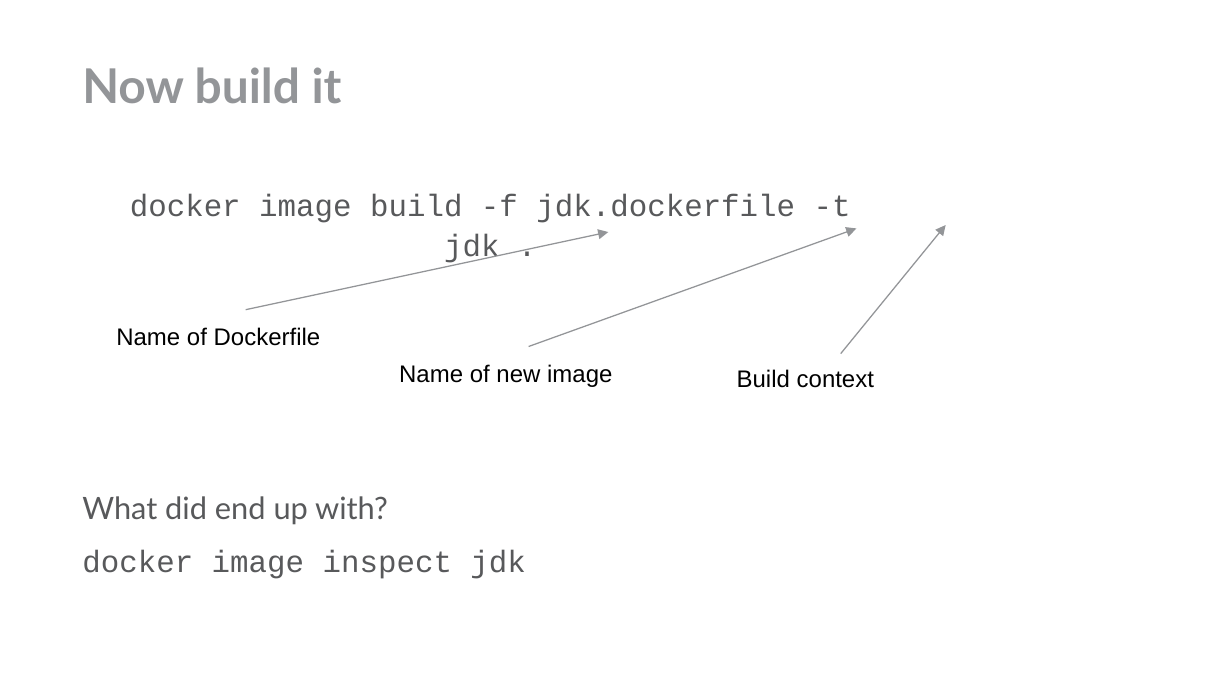
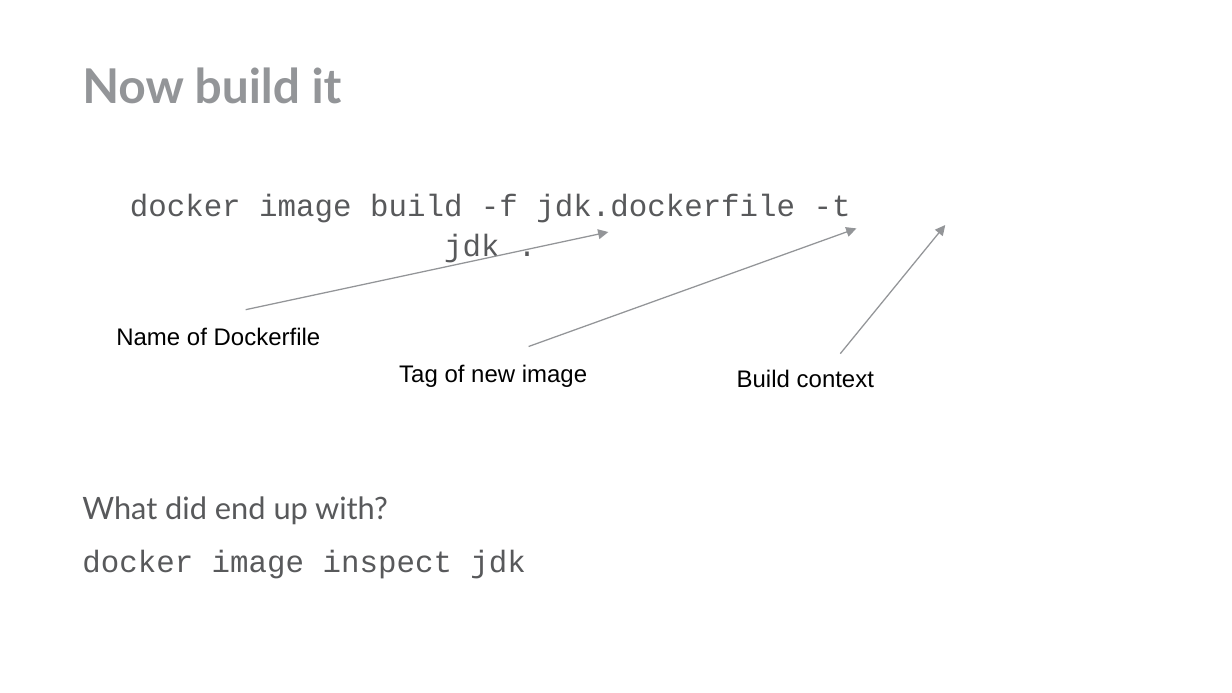
Before and after one commit to dockerfornovices/DockerSimpleDemo, a slide deck: slide 34 of novicesguidetodocker.odp (slide 32 before the commit). Drawn at 1232x693 pixels with LibreOffice and Linux fonts; fonts in the diff are those of the drawing; background and template pictures are left out. Boxes give left, top, right and bottom in pixels: in the first picture for what was removed or moved away, otherwise in the second. Text is boxed around its words. In the diff, an @@ line names an element or a change of style, - is before the commit and + after.

```diff
--- a/novicesguidetodocker.odp
+++ b/novicesguidetodocker.odp
@@ text at (x1=399, y1=364, x2=587, y2=387): text changed @@
-Name of new image
+Tag of new image
```
Also in this commit, not shown: 9 other slides changed, 6 slides added, 6 other files.
